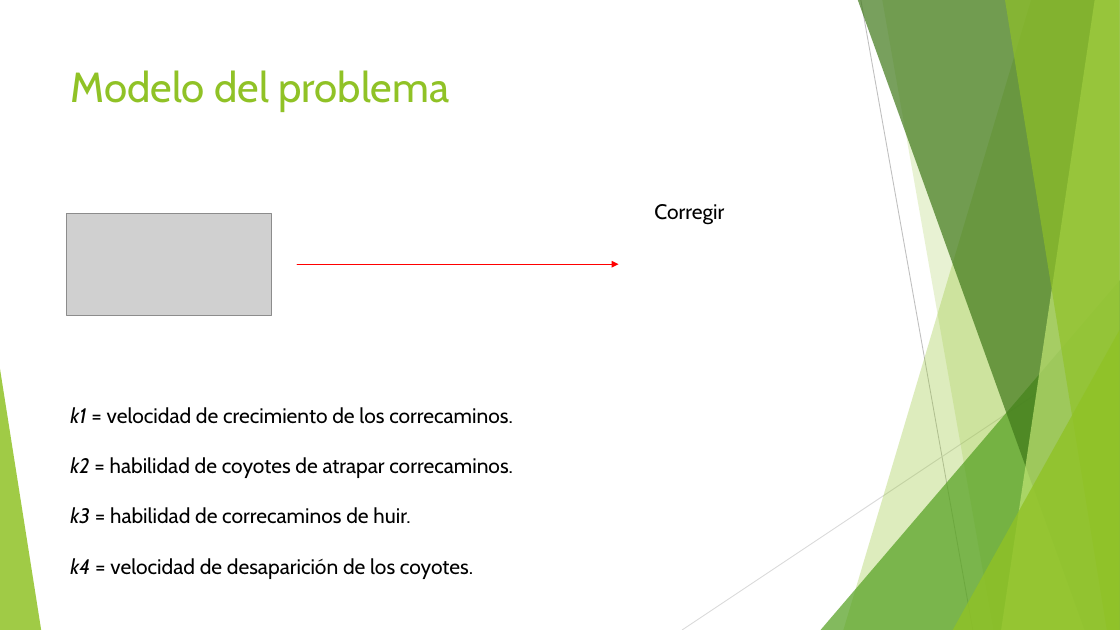
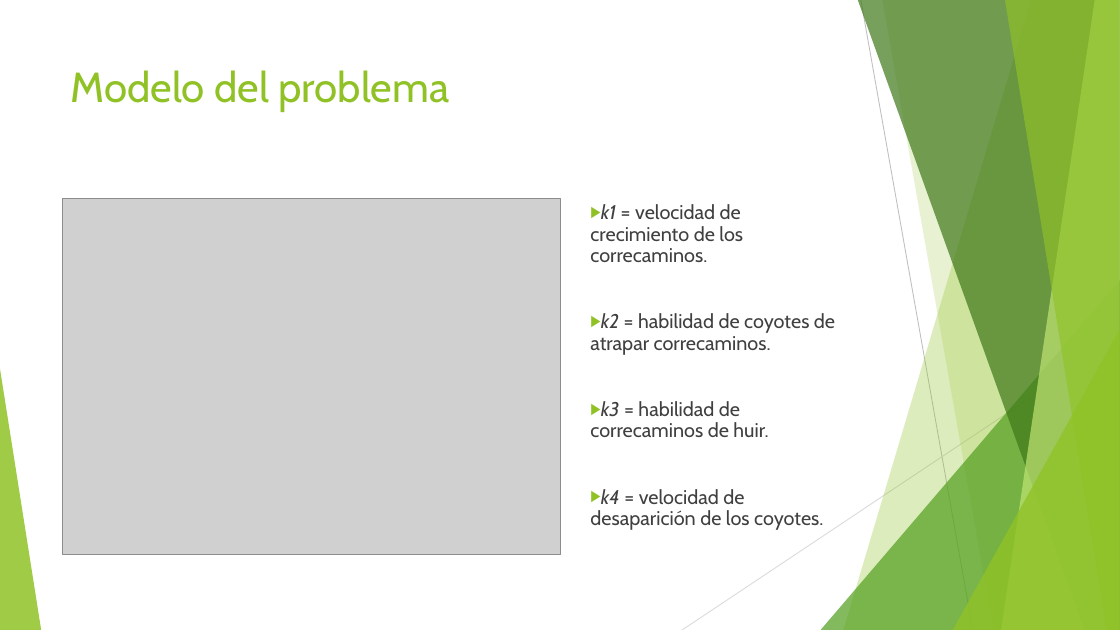
Before and after one commit to javierpreciado9/proyecto_modulo3, a slide deck: slide 4 of ProyectoModulo3_MendozaE1_PreciadoJ2.pptx. Drawn at 1120x630 pixels with LibreOffice and Linux fonts; fonts in the diff are those of the drawing; grey boxes stand for pictures. Boxes give left, top, right and bottom in pixels: in the first picture for what was removed or moved away, otherwise in the second. Text is boxed around its words. In the diff, an @@ line names an element or a change of style, - is before the commit and + after.

```diff
--- a/ProyectoModulo3_MendozaE1_PreciadoJ2.pptx
+++ b/ProyectoModulo3_MendozaE1_PreciadoJ2.pptx
@@ picture added at box(62, 198, 560, 555) @@
@@ text "k1 = velocidad de crecimiento ...": place and size @@
-text "k1 = velocidad de crecimiento ..." at box(70, 407, 513, 579)
+text "k1 = velocidad de crecimiento ..." at box(590, 204, 835, 530)
@@ text "k1 = velocidad de crecimiento ..." at box(590, 204, 835, 530): size 18 to 17 pt, text colour #000000 to #404040; alignment justified to left; bullet none to ▶; line spacing 1 to 0.9; more space between paragraphs @@
@@ text removed at box(654, 204, 724, 225) @@
-Corregir
@@ picture removed at box(66, 213, 272, 315) @@
@@ arrow removed from (297, 265) to (618, 265) @@
```
Also in this commit, not shown: 1 other slide changed, 1 slide added, 1 slide removed, 1 other file.
